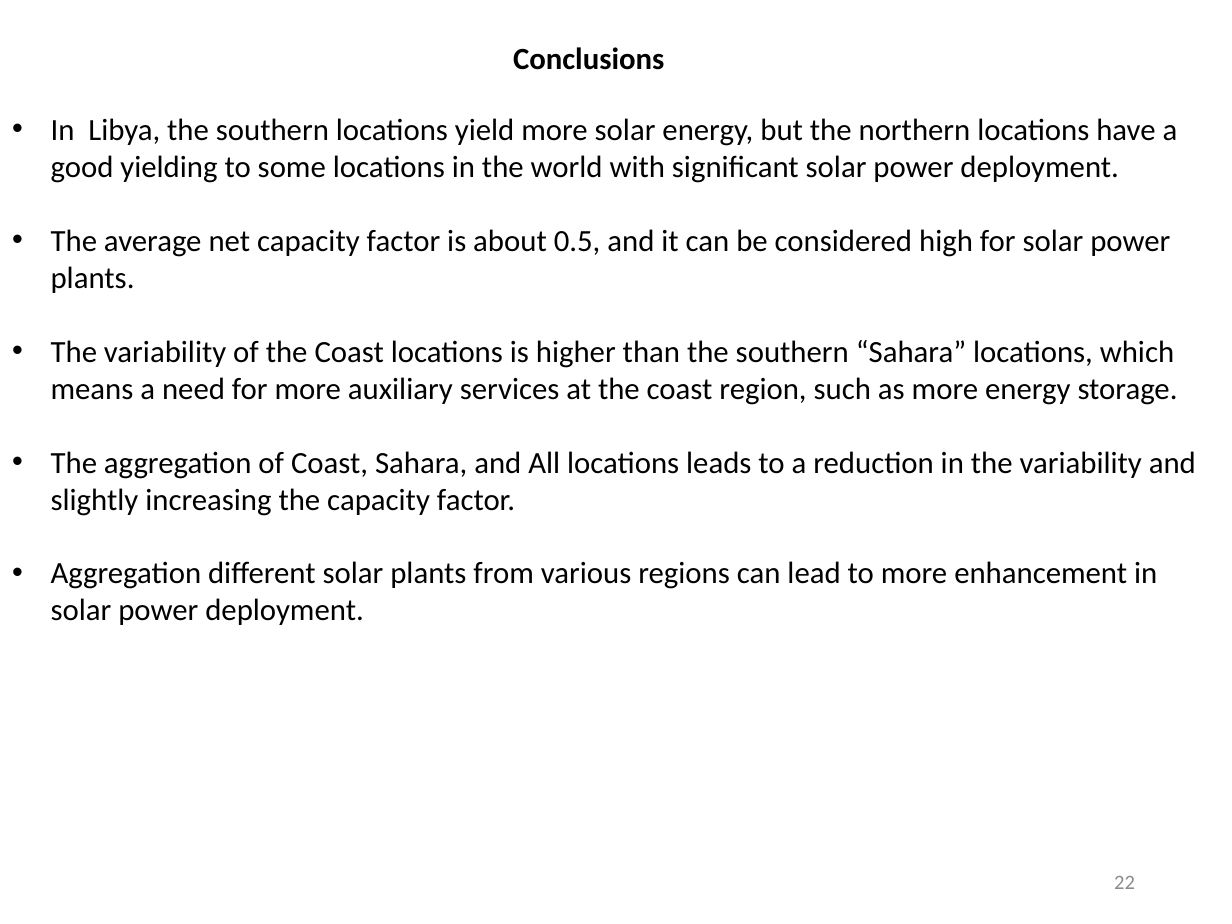
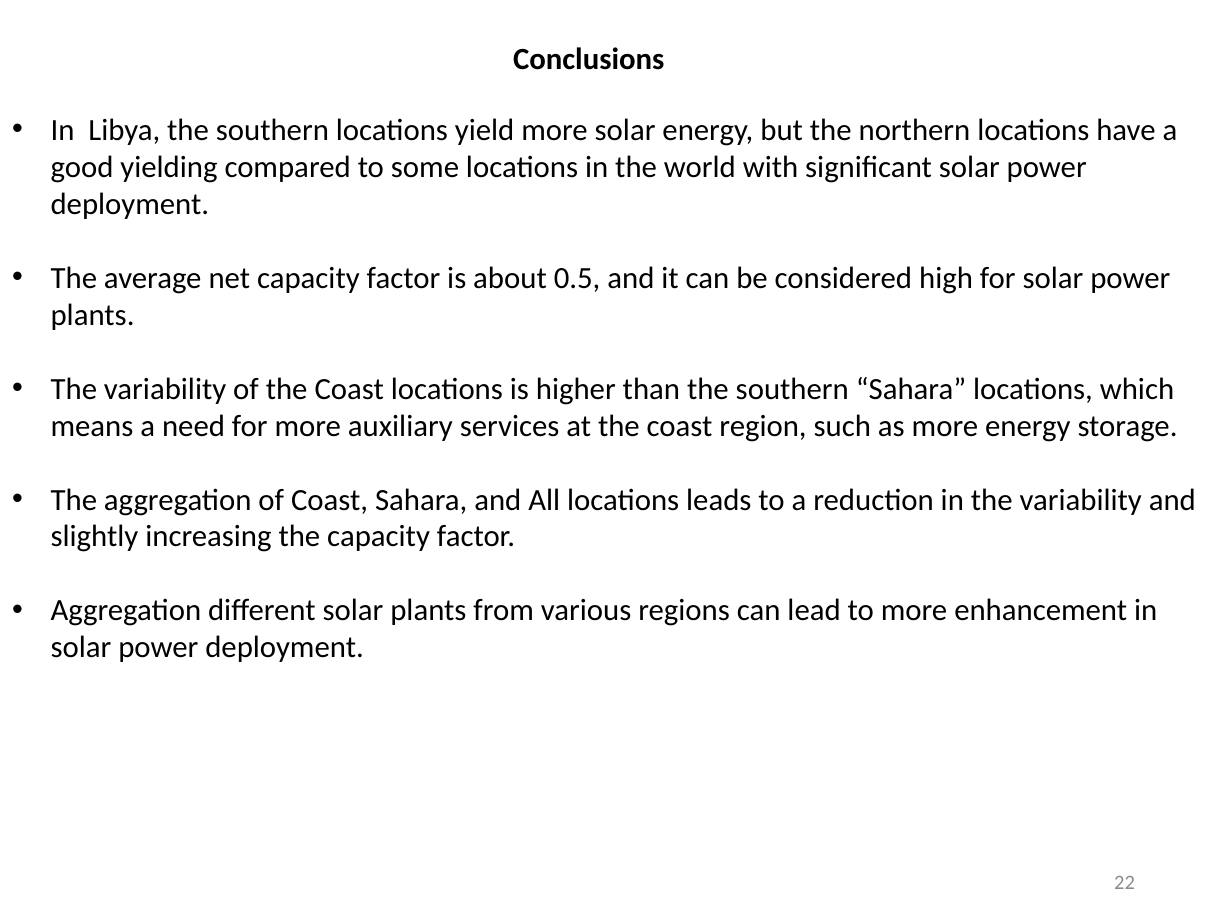
Before and after one commit to mhdella/Solar-Energy-Modeling-for-Some-Locations-in-Libya, a slide deck: slide 22 of Solar_Energy_Analysis_for Some Locations in Libya.pptx. Drawn at 1232x924 pixels with LibreOffice and Linux fonts; fonts in the diff are those of the drawing. Boxes give left, top, right and bottom in pixels: in the first picture for what was removed or moved away, otherwise in the second. Text is boxed around its words. In the diff, an @@ line names an element or a change of style, - is before the commit and + after.

```diff
--- a/Solar_Energy_Analysis_for Some Locations in Libya.pptx
+++ b/Solar_Energy_Analysis_for Some Locations in Libya.pptx
@@ text at (51,118,1178,219): text changed @@
-• In Libya, the southern locations yield more solar energy, but the northern locations have a good yielding to some locations in the world with significant solar power deployment.
+• In Libya, the southern locations yield more solar energy, but the northern locations have a good yielding compared to some locations in the world with significant solar power deployment.
```
